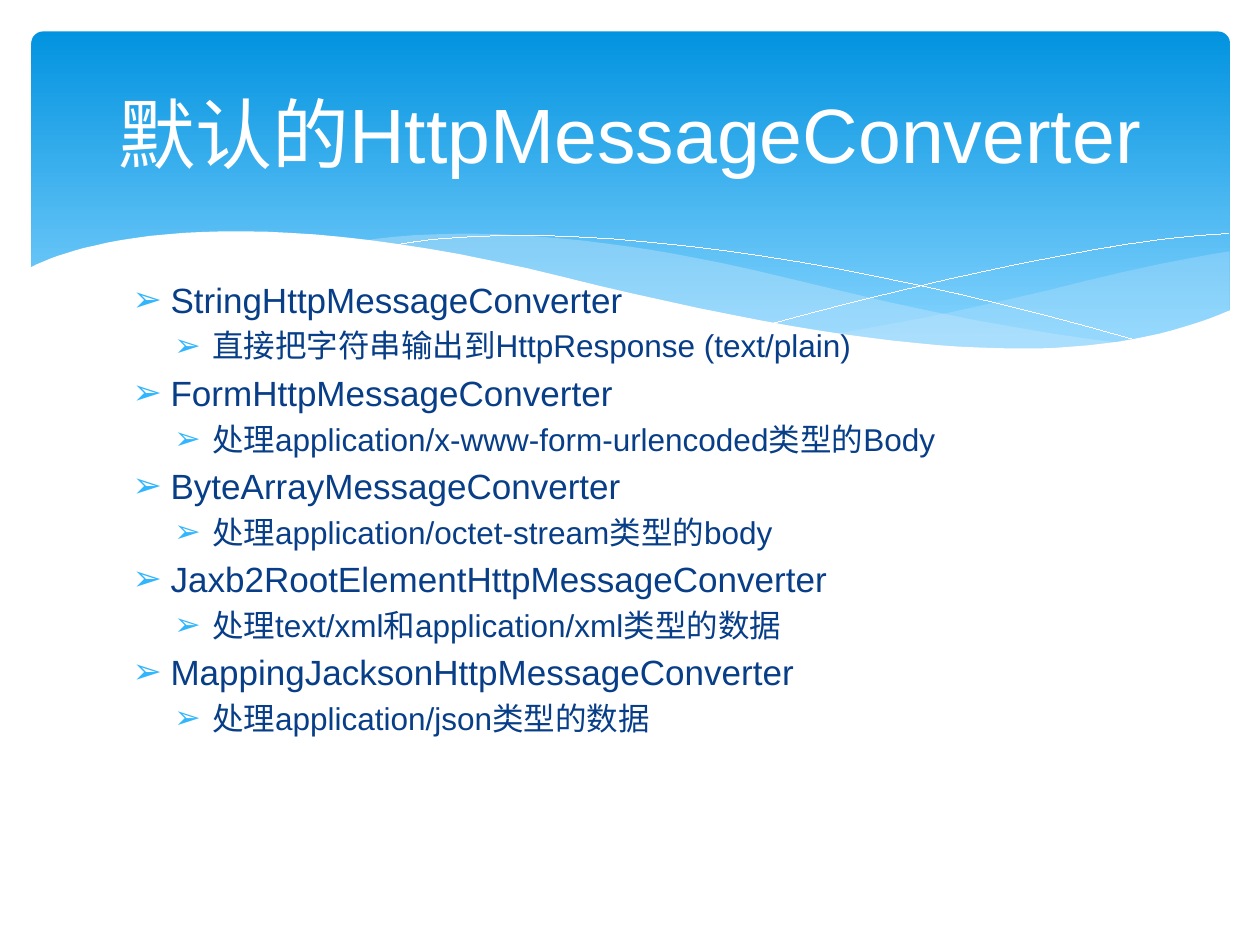
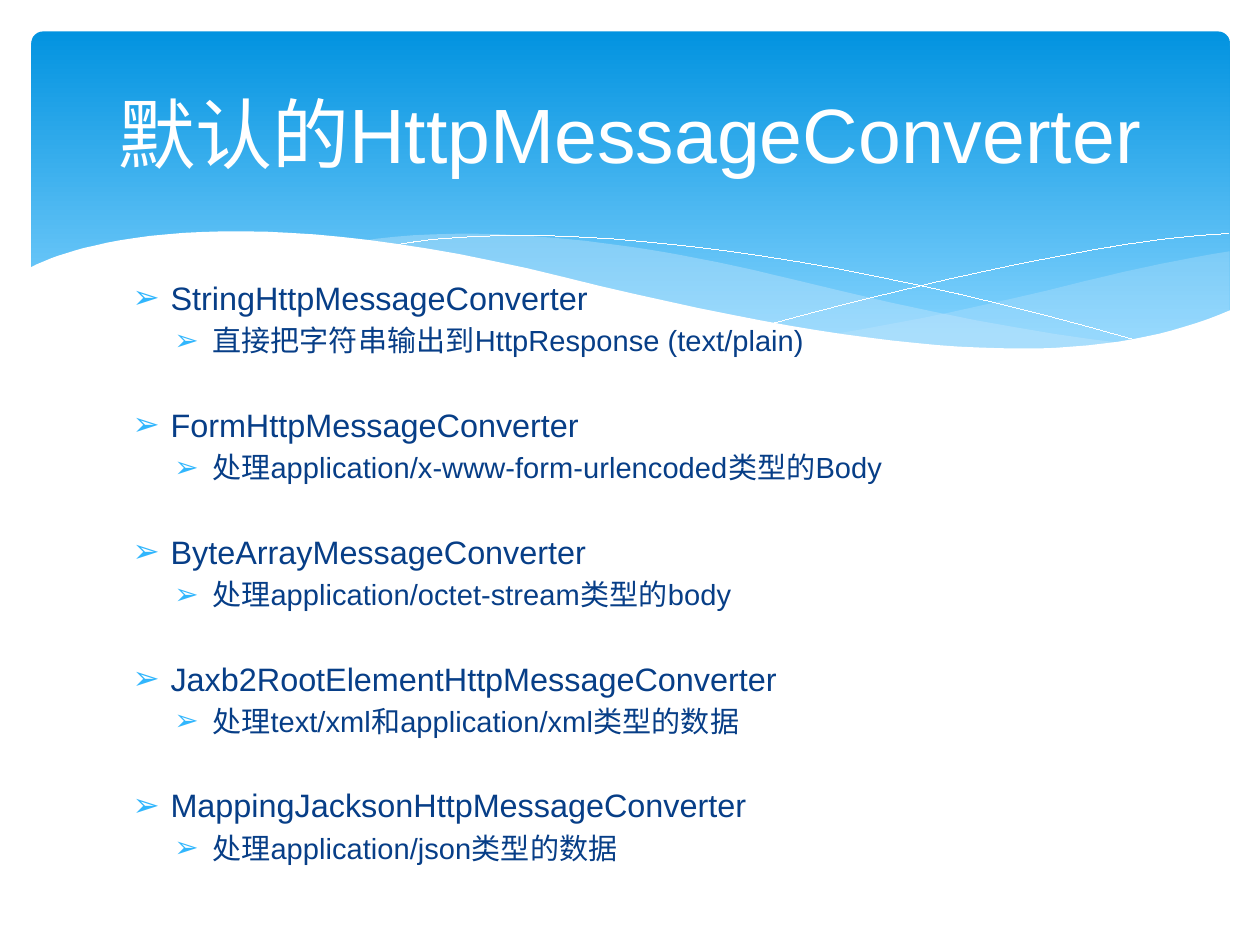
Before and after one commit to zjumty/spring-mvc-showcase, a slide deck: slide 16 of SpringMVC3.pptx. Drawn at 1260x945 pixels with LibreOffice and Linux fonts; fonts in the diff are those of the drawing. Boxes give left, top, right and bottom in pixels: in the first picture for what was removed or moved away, otherwise in the second. Text is boxed around its words. In the diff, an @@ line names an element or a change of style, - is before the commit and + after.

```diff
--- a/SpringMVC3.pptx
+++ b/SpringMVC3.pptx
@@ text "StringHttpMessageConverter" at [171, 286, 882, 865]: size 20 to 18.5 pt in "StringHttpMessageConverter", "FormHttpMessageConverter", "ByteArrayMessageConverter", "Jaxb2RootElementHttpMessageConverter" and 1 more places; size 18 to 16.6 pt in "直接把字符串输出到HttpResponse (text/plain)", "处理application/x-www-form-urlencoded类型的Body", "处理application/octet-stream类型的body", "处理text/xml和application/xml类型的数据" and 1 more places @@
```
Also in this commit, not shown: 10 other slides changed, 3 slides added.
